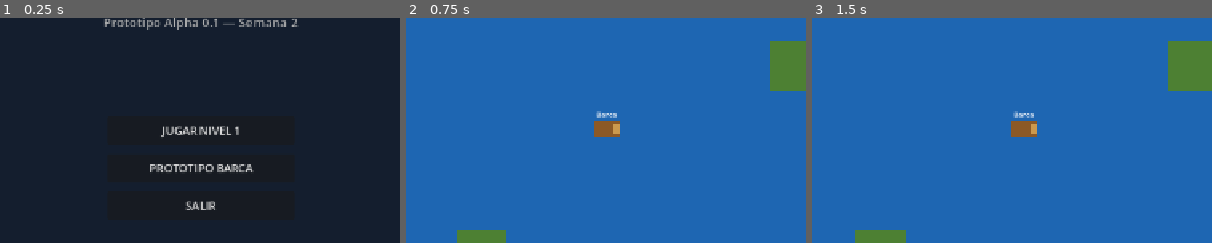
Above: before the commit, frames 1-3 (left to right).
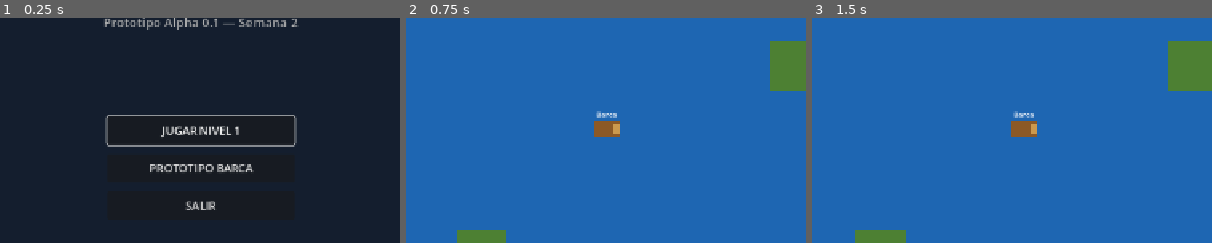
Above: after the commit, the same moments.

Repository: JHAMILCALI/El-tesoro-del-lago-titicaca-Game
Game: Godot game, scene res://scenes/main/MainMenu.tscn
The game is run twice, just before and just after one commit, with the same random seed, the same clock (stepped at 60 frames per second) and the same inputs.
Inputs:
- Up to frame 1 (0.25 s): no input
- Up to frame 2 (0.75 s): click "PROTOTIPO BARCA" at 0.5 s
- Up to frame 3 (1.5 s): tap Enter (ui_accept) at 1.25 s; hold D (move_right) from 1.28 s (still down); hold E (interact) from 1.28 s (still down)
The pictures show only the part of the screen within x 25-75%, y 25-75%; the shares and areas given below are measured in that part.

The runs differ from the first frame. In frame 1, 0.8% of the frame differs, in the area x 26-75%, y 43-58%; in frame 2, nothing differs; in frame 3, nothing differs.

Commit message:
feat: implement core gameplay systems including dialogue, navigation, and level 01 objectives

Diff:
--- /dev/null
+++ b/node_2d.tscn
@@ -0,0 +1,3 @@
+[gd_scene format=3 uid="uid://cea8s3t18ir6x"]
+
+[node name="Node2D" type="Node2D" unique_id=13468080]
--- a/project.godot
+++ b/project.godot
@@ -19,6 +19,7 @@
 
 window/size/viewport_width=1280
 window/size/viewport_height=720
+window/size/initial_position_type=2
 window/stretch/mode="canvas_items"
 window/stretch/aspect="expand"
 
@@ -56,7 +57,7 @@
 interact={
 "deadzone": 0.5,
 "events": [Object(InputEventKey,"resource_local_to_scene":false,"resource_name":"","device":-1,"window_id":0,"alt_pressed":false,"shift_pressed":false,"ctrl_pressed":false,"meta_pressed":false,"pressed":false,"keycode":0,"physical_keycode":69,"key_label":0,"unicode":0,"echo":false,"script":null)
-, Object(InputEventKey,"resource_local_to_scene":false,"resource_name":"","device":-1,"window_id":0,"alt_pressed":false,"shift_pressed":false,"ctrl_pressed":false,"meta_pressed":false,"pressed":false,"keycode":0,"physical_keycode":4194309,"key_label":0,"unicode":0,"echo":false,"script":null)
+, Object(InputEventKey,"resource_local_to_scene":false,"resource_name":"","device":-1,"window_id":0,"alt_pressed":false,"shift_pressed":false,"ctrl_pressed":false,"meta_pressed":false,"pressed":false,"keycode":0,"physical_keycode":419409,"key_label":0,"unicode":0,"echo":false,"script":null)
 ]
 }
 pause={
--- a/scenes/characters/Huita.tscn
+++ b/scenes/characters/Huita.tscn
@@ -1,4 +1,4 @@
-[gd_scene load_steps=4 format=3 uid="uid://c_huita_001"]
+[gd_scene load_steps=4 format=3]
 
 [ext_resource type="Script" path="res://scripts/huita.gd" id="1_huita"]
 
--- a/scenes/characters/Pasco.tscn
+++ b/scenes/characters/Pasco.tscn
@@ -1,4 +1,4 @@
-[gd_scene load_steps=3 format=3 uid="uid://c_pasco_001"]
+[gd_scene load_steps=3 format=3]
 
 [ext_resource type="Script" path="res://scripts/pasco.gd" id="1_pasco"]
 
--- a/scenes/enemies/SpanishPatrol.tscn
+++ b/scenes/enemies/SpanishPatrol.tscn
@@ -1,4 +1,4 @@
-[gd_scene load_steps=4 format=3 uid="uid://c_spanishpatrol_001"]
+[gd_scene load_steps=4 format=3]
 
 [ext_resource type="Script" path="res://scripts/spanish_patrol.gd" id="1_patrol"]
 
--- a/scenes/levels/Level01_Convoy.tscn
+++ b/scenes/levels/Level01_Convoy.tscn
@@ -1,11 +1,11 @@
-[gd_scene load_steps=12 format=3 uid="uid://c_level01_001"]
+[gd_scene load_steps=12 format=3]
 
 [ext_resource type="Script" path="res://scripts/level01_convoy.gd" id="1_level"]
-[ext_resource type="PackedScene" uid="uid://c_pasco_001" path="res://scenes/characters/Pasco.tscn" id="2_pasco"]
-[ext_resource type="PackedScene" uid="uid://c_huita_001" path="res://scenes/characters/Huita.tscn" id="3_huita"]
-[ext_resource type="PackedScene" uid="uid://c_spanishpatrol_001" path="res://scenes/enemies/SpanishPatrol.tscn" id="4_patrol"]
-[ext_resource type="PackedScene" uid="uid://c_hud_001" path="res://scenes/ui/HUD.tscn" id="5_hud"]
-[ext_resource type="PackedScene" uid="uid://c_dialoguebox_001" path="res://scenes/ui/DialogueBox.tscn" id="6_dialogue"]
+[ext_resource type="PackedScene" path="res://scenes/characters/Pasco.tscn" id="2_pasco"]
+[ext_resource type="PackedScene" path="res://scenes/characters/Huita.tscn" id="3_huita"]
+[ext_resource type="PackedScene" path="res://scenes/enemies/SpanishPatrol.tscn" id="4_patrol"]
+[ext_resource type="PackedScene" path="res://scenes/ui/HUD.tscn" id="5_hud"]
+[ext_resource type="PackedScene" path="res://scenes/ui/DialogueBox.tscn" id="6_dialogue"]
 
 [sub_resource type="RectangleShape2D" id="RectangleShape2D_wall_top"]
 size = Vector2(2800, 100)
--- a/scenes/main/MainMenu.tscn
+++ b/scenes/main/MainMenu.tscn
@@ -1,8 +1,8 @@
-[gd_scene load_steps=2 format=3 uid="uid://c_mainmenu_001"]
+[gd_scene format=3 uid="uid://k34r3u50jioa"]
 
-[ext_resource type="Script" path="res://scripts/main_menu.gd" id="1_menu"]
+[ext_resource type="Script" uid="uid://bk6arl4xw7qby" path="res://scripts/main_menu.gd" id="1_menu"]
 
-[node name="MainMenu" type="Control"]
+[node name="MainMenu" type="Control" unique_id=560983490]
 layout_mode = 3
 anchors_preset = 15
 anchor_right = 1.0
@@ -11,16 +11,17 @@
 grow_vertical = 2
 script = ExtResource("1_menu")
 
-[node name="Background" type="ColorRect" parent="."]
+[node name="Background" type="ColorRect" parent="." unique_id=502784010]
 layout_mode = 1
 anchors_preset = 15
 anchor_right = 1.0
 anchor_bottom = 1.0
 grow_horizontal = 2
 grow_vertical = 2
+mouse_filter = 2
 color = Color(0.08, 0.12, 0.18, 1)
 
-[node name="TitleLabel" type="Label" parent="."]
+[node name="TitleLabel" type="Label" parent="." unique_id=431379442]
 layout_mode = 1
 anchors_preset = 5
 anchor_left = 0.5
@@ -35,7 +36,7 @@
 text = "EL TESORO DEL LAGO TITICACA"
 horizontal_alignment = 1
 
-[node name="SubtitleLabel" type="Label" parent="."]
+[node name="SubtitleLabel" type="Label" parent="." unique_id=475937205]
 layout_mode = 1
 anchors_preset = 5
 anchor_left = 0.5
@@ -50,7 +51,7 @@
 text = "Prototipo Alpha 0.1 — Semana 2"
 horizontal_alignment = 1
 
-[node name="VBoxContainer" type="VBoxContainer" parent="."]
+[node name="VBoxContainer" type="VBoxContainer" parent="." unique_id=1859433710]
 layout_mode = 1
 anchors_preset = 8
 anchor_left = 0.5
@@ -65,19 +66,19 @@
 grow_vertical = 2
 theme_override_constants/separation = 15
 
-[node name="PlayButton" type="Button" parent="VBoxContainer"]
+[node name="PlayButton" type="Button" parent="VBoxContainer" unique_id=70140839]
 custom_minimum_size = Vector2(0, 45)
 layout_mode = 2
 theme_override_font_sizes/font_size = 18
 text = "JUGAR NIVEL 1"
 
-[node name="BoatButton" type="Button" parent="VBoxContainer"]
+[node name="BoatButton" type="Button" parent="VBoxContainer" unique_id=688458512]
 custom_minimum_size = Vector2(0, 45)
 layout_mode = 2
 theme_override_font_sizes/font_size = 18
 text = "PROTOTIPO BARCA"
 
-[node name="QuitButton" type="Button" parent="VBoxContainer"]
+[node name="QuitButton" type="Button" parent="VBoxContainer" unique_id=471939160]
 custom_minimum_size = Vector2(0, 45)
 layout_mode = 2
 theme_override_font_sizes/font_size = 18
--- a/scenes/prototypes/BoatPrototype.tscn
+++ b/scenes/prototypes/BoatPrototype.tscn
@@ -1,4 +1,4 @@
-[gd_scene load_steps=4 format=3 uid="uid://c_boatprototype_001"]
+[gd_scene load_steps=4 format=3]
 
 [ext_resource type="Script" path="res://scripts/boat_prototype.gd" id="1_boat"]
 
--- a/scenes/ui/DialogueBox.tscn
+++ b/scenes/ui/DialogueBox.tscn
@@ -1,4 +1,4 @@
-[gd_scene load_steps=2 format=3 uid="uid://c_dialoguebox_001"]
+[gd_scene load_steps=2 format=3]
 
 [ext_resource type="Script" path="res://scripts/dialogue_box.gd" id="1_dialogue"]
 
--- a/scenes/ui/HUD.tscn
+++ b/scenes/ui/HUD.tscn
@@ -1,4 +1,4 @@
-[gd_scene load_steps=2 format=3 uid="uid://c_hud_001"]
+[gd_scene load_steps=2 format=3]
 
 [ext_resource type="Script" path="res://scripts/hud.gd" id="1_hud"]
 
--- a/scripts/level01_convoy.gd
+++ b/scripts/level01_convoy.gd
@@ -1,10 +1,10 @@
 extends Node2D
 
-@onready var pasco: Pasco = $Pasco
-@onready var huita: Huita = $Huita
-@onready var spanish_patrol: SpanishPatrol = $SpanishPatrol
-@onready var hud: HUD = $HUD
-@onready var dialogue_box: DialogueBox = $DialogueBox
+@onready var pasco = $Pasco
+@onready var huita = $Huita
+@onready var spanish_patrol = $SpanishPatrol
+@onready var hud = $HUD
+@onready var dialogue_box = $DialogueBox
 
 @onready var start_checkpoint: Node2D = $Checkpoints/StartCheckpoint
 @onready var checkpoint_huita: Node2D = $Checkpoints/CheckpointHuita
@@ -21,7 +21,7 @@
 	if start_checkpoint:
 		last_checkpoint_pos = start_checkpoint.global_position
 	else:
-		last_checkpoint_pos = pasco.global_position if pasco else Vector2(100, 360)
+		last_checkpoint_pos = pasco.global_position if pasco != null else Vector2(100, 360)
 
 	if hud:
 		hud.update_objective("Avanza con cuidado por el camino.")
--- a/scripts/main_menu.gd
+++ b/scripts/main_menu.gd
@@ -4,19 +4,36 @@
 @onready var boat_button: Button = $VBoxContainer/BoatButton
 @onready var quit_button: Button = $VBoxContainer/QuitButton
 
+var level_01_scene: PackedScene = preload("res://scenes/levels/Level01_Convoy.tscn")
+var boat_scene: PackedScene = preload("res://scenes/prototypes/BoatPrototype.tscn")
+
 func _ready() -> void:
 	if play_button:
 		play_button.pressed.connect(_on_play_pressed)
+		play_button.grab_focus()
 	if boat_button:
 		boat_button.pressed.connect(_on_boat_pressed)
 	if quit_button:
 		quit_button.pressed.connect(_on_quit_pressed)
 
+func _unhandled_input(event: InputEvent) -> void:
+	if event.is_action_pressed("interact") or event.is_action_pressed("ui_accept"):
+		get_viewport().set_input_as_handled()
+		_on_play_pressed()
+
 func _on_play_pressed() -> void:
-	get_tree().change_scene_to_file("res://scenes/levels/Level01_Convoy.tscn")
+	print("[MainMenu] Cargando Nivel 1...")
+	if level_01_scene:
+		get_tree().change_scene_to_packed(level_01_scene)
+	else:
+		get_tree().change_scene_to_file("res://scenes/levels/Level01_Convoy.tscn")
 
 func _on_boat_pressed() -> void:
-	get_tree().change_scene_to_file("res://scenes/prototypes/BoatPrototype.tscn")
+	print("[MainMenu] Cargando Prototipo de Barca...")
+	if boat_scene:
+		get_tree().change_scene_to_packed(boat_scene)
+	else:
+		get_tree().change_scene_to_file("res://scenes/prototypes/BoatPrototype.tscn")
 
 func _on_quit_pressed() -> void:
 	get_tree().quit()
